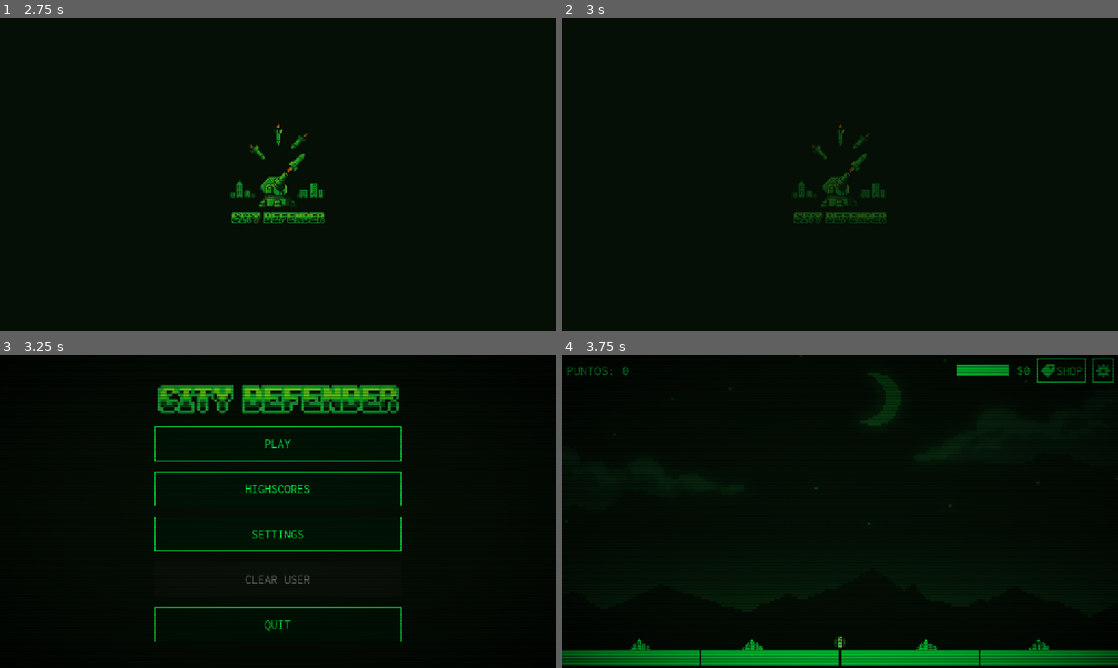
Above: before the commit, frames 1-4 (two rows, left to right).
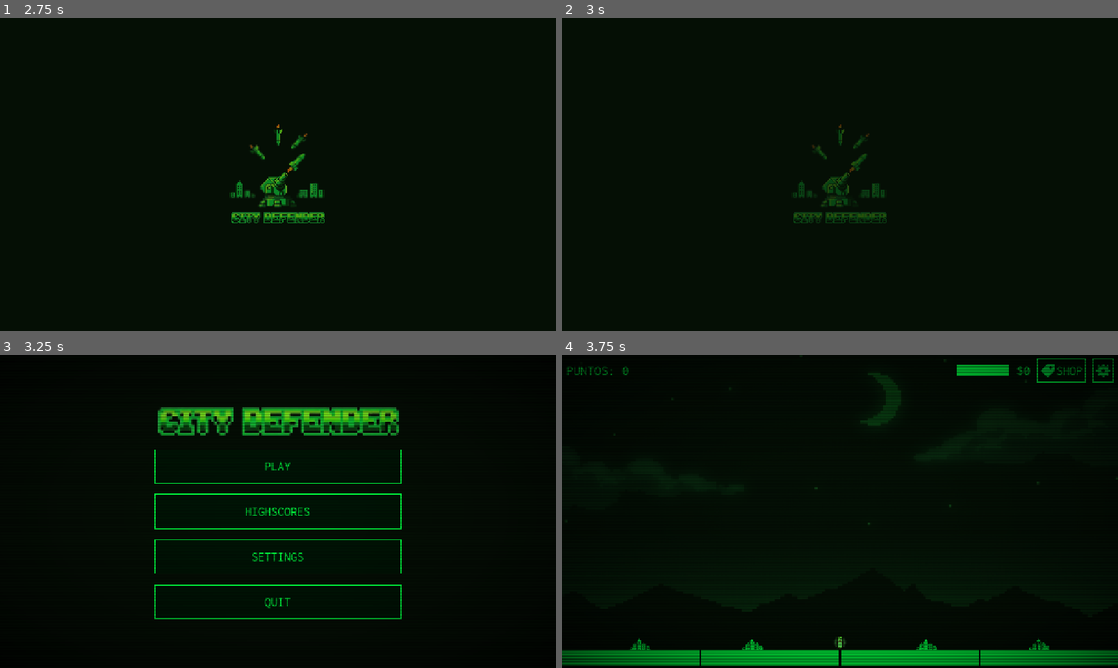
Above: after the commit, the same moments.

Repository: vpedrosa/programacion-dispositivos-moviles
Game: Godot game, scene res://scenes/screens/splash/splash.tscn
Same seed, same stepped clock (60 frames per second), same inputs: the game is played once before the commit and once after it.
Inputs (mouse positions are in pixels of both pictures, inside the frame that each line leads up to):
- Up to frame 1 (2.75 s): tap Enter at 0.5, 2 s; move the mouse to (400, 158) at 0.52 s; press the mouse at (400, 158) at 0.53 s; tap Space at 0.77, 1.25, 1.52 s; move the mouse to (166, 190) at 1.27 s; release the mouse at (166, 190) at 1.28 s; tap B at 1.35 s; click (166, 190) at 1.42 s; move the mouse to (333, 105) at 2.02 s; press the mouse at (333, 105) at 2.03 s
- Up to frame 2 (3 s): move the mouse to (812, 237) at 2.77 s; release the mouse at (812, 237) at 2.78 s; tap B at 2.85 s; click (812, 237) at 2.92 s
- Up to frame 3 (3.25 s): tap Space at 3.02 s
- Up to frame 4 (3.75 s): click "PLAY" at 3.5 s

Frames 1-2 are identical in both runs. In frame 3, 8.5% of the frame differs, in the area x 27-73%, y 9-92%; in frame 4, nothing differs.

Commit message:
refactor #251: mover botón "borrar usuario" del menú principal a ajustes
Closes #251

Diff:
--- a/city-defender/game/city-defender/autoloads/settings_manager.gd
+++ b/city-defender/game/city-defender/autoloads/settings_manager.gd
@@ -101,7 +101,6 @@
 		"MENU_HIGHSCORES":  "PUNTUACIONES",
 		"MENU_QUIT":        "SALIR",
 		"MENU_SETTINGS":    "AJUSTES",
-		"MENU_CLEAR_USER":  "BORRAR USUARIO",
 		# HUD
 		"HUD_SCORE":        "PUNTOS: ",
 		"HUD_SHOP":         "TIENDA",
@@ -136,6 +135,7 @@
 		"SETTINGS_BACK":       "VOLVER",
 		"SETTINGS_RESUME":     "VOLVER AL JUEGO",
 		"SETTINGS_MAIN_MENU":  "MENÚ PRINCIPAL",
+		"SETTINGS_CLEAR_USER": "BORRAR USUARIO",
 		# Power-ups
 		"PU_REPAIR_NAME":    "Reparar ciudad",
 		"PU_REPAIR_DESC":    "Restaura vida a una ciudad dañada",
@@ -161,7 +161,6 @@
 		"MENU_HIGHSCORES":  "HIGHSCORES",
 		"MENU_QUIT":        "QUIT",
 		"MENU_SETTINGS":    "SETTINGS",
-		"MENU_CLEAR_USER":  "CLEAR USER",
 		# HUD
 		"HUD_SCORE":        "SCORE: ",
 		"HUD_SHOP":         "SHOP",
@@ -196,6 +195,7 @@
 		"SETTINGS_BACK":       "BACK",
 		"SETTINGS_RESUME":     "BACK TO GAME",
 		"SETTINGS_MAIN_MENU":  "MAIN MENU",
+		"SETTINGS_CLEAR_USER": "CLEAR USER",
 		# Power-ups
 		"PU_REPAIR_NAME":    "Repair city",
 		"PU_REPAIR_DESC":    "Restores health to a damaged city",
--- a/city-defender/game/city-defender/scenes/screens/main_menu/main_menu.gd
+++ b/city-defender/game/city-defender/scenes/screens/main_menu/main_menu.gd
@@ -4,7 +4,6 @@
 @onready var _play_btn: Button = $CenterContainer/VBox/PlayButton
 @onready var _scores_btn: Button = $CenterContainer/VBox/HighscoresButton
 @onready var _settings_btn: Button = $CenterContainer/VBox/SettingsButton
-@onready var _clear_user_btn: Button = $CenterContainer/VBox/ClearUserButton
 @onready var _quit_btn: Button = $CenterContainer/VBox/QuitButton
 
 
@@ -12,9 +11,7 @@
 	_play_btn.pressed.connect(_on_play_pressed)
 	_scores_btn.pressed.connect(_on_highscores_pressed)
 	_settings_btn.pressed.connect(_on_settings_pressed)
-	_clear_user_btn.pressed.connect(_on_clear_user_pressed)
 	_quit_btn.pressed.connect(_on_quit_pressed)
-	_clear_user_btn.disabled = not PlayerProfile.has_name()
 	FalloutStyle.apply(self)
 	AudioManager.play_music("main-theme")
 	CursorManager.set_menu_cursor()
@@ -32,10 +29,5 @@
 	get_tree().change_scene_to_file(ScenePaths.SETTINGS)
 
 
-func _on_clear_user_pressed() -> void:
-	PlayerProfile.clear_name()
-	_clear_user_btn.disabled = true
-
-
 func _on_quit_pressed() -> void:
 	get_tree().quit()
--- a/city-defender/game/city-defender/scenes/screens/main_menu/main_menu.tscn
+++ b/city-defender/game/city-defender/scenes/screens/main_menu/main_menu.tscn
@@ -57,11 +57,6 @@
 layout_mode = 2
 text = "MENU_SETTINGS"
 
-[node name="ClearUserButton" type="Button" parent="CenterContainer/VBox" unique_id=314159265]
-custom_minimum_size = Vector2(0, 80)
-layout_mode = 2
-text = "MENU_CLEAR_USER"
-
 [node name="QuitButton" type="Button" parent="CenterContainer/VBox" unique_id=140610712]
 custom_minimum_size = Vector2(0, 80)
 layout_mode = 2
--- a/city-defender/game/city-defender/scenes/screens/settings/settings.tscn
+++ b/city-defender/game/city-defender/scenes/screens/settings/settings.tscn
@@ -30,5 +30,6 @@
 grow_vertical = 2
 
 [node name="SettingsPanel" parent="CenterContainer" instance=ExtResource("2_panel")]
+show_clear_user_button = true
 
 [connection signal="main_menu_pressed" from="CenterContainer/SettingsPanel" to="." method="_on_main_menu_pressed"]
--- a/city-defender/game/city-defender/scenes/ui/settings_panel/settings_panel.gd
+++ b/city-defender/game/city-defender/scenes/ui/settings_panel/settings_panel.gd
@@ -8,6 +8,7 @@
 signal main_menu_pressed
 
 @export var show_resume_button: bool = false
+@export var show_clear_user_button: bool = false
 
 @onready var _es_btn: Button         = $VBox/LangHBox/ESButton
 @onready var _en_btn: Button         = $VBox/LangHBox/ENButton
@@ -15,10 +16,13 @@
 @onready var _sound_off_btn: Button  = $VBox/SoundHBox/SoundOffButton
 @onready var _volume_slider: HSlider = $VBox/VolumeSlider
 @onready var _resume_btn: Button     = $VBox/ResumeButton
+@onready var _clear_user_btn: Button = $VBox/ClearUserButton
 
 
 func _ready() -> void:
 	_resume_btn.visible = show_resume_button
+	_clear_user_btn.visible = show_clear_user_button
+	_clear_user_btn.disabled = not PlayerProfile.has_name()
 	FalloutStyle.style_subtree(self)
 	FalloutStyle.style_slider(_volume_slider)
 	_volume_slider.value = SettingsManager.get_volume()
@@ -71,3 +75,8 @@
 
 func _on_main_menu_pressed() -> void:
 	main_menu_pressed.emit()
+
+
+func _on_clear_user_pressed() -> void:
+	PlayerProfile.clear_name()
+	_clear_user_btn.disabled = true
--- a/city-defender/game/city-defender/scenes/ui/settings_panel/settings_panel.tscn
+++ b/city-defender/game/city-defender/scenes/ui/settings_panel/settings_panel.tscn
@@ -82,6 +82,12 @@
 step = 0.05
 value = 1.0
 
+[node name="ClearUserButton" type="Button" parent="VBox"]
+layout_mode = 2
+custom_minimum_size = Vector2(0, 52)
+text = "SETTINGS_CLEAR_USER"
+visible = false
+
 [node name="ResumeButton" type="Button" parent="VBox"]
 layout_mode = 2
 custom_minimum_size = Vector2(0, 52)
@@ -98,5 +104,6 @@
 [connection signal="pressed" from="VBox/SoundHBox/SoundOnButton" to="." method="_on_sound_on_pressed"]
 [connection signal="pressed" from="VBox/SoundHBox/SoundOffButton" to="." method="_on_sound_off_pressed"]
 [connection signal="value_changed" from="VBox/VolumeSlider" to="." method="_on_volume_changed"]
+[connection signal="pressed" from="VBox/ClearUserButton" to="." method="_on_clear_user_pressed"]
 [connection signal="pressed" from="VBox/ResumeButton" to="." method="_on_resume_pressed"]
 [connection signal="pressed" from="VBox/MainMenuButton" to="." method="_on_main_menu_pressed"]
